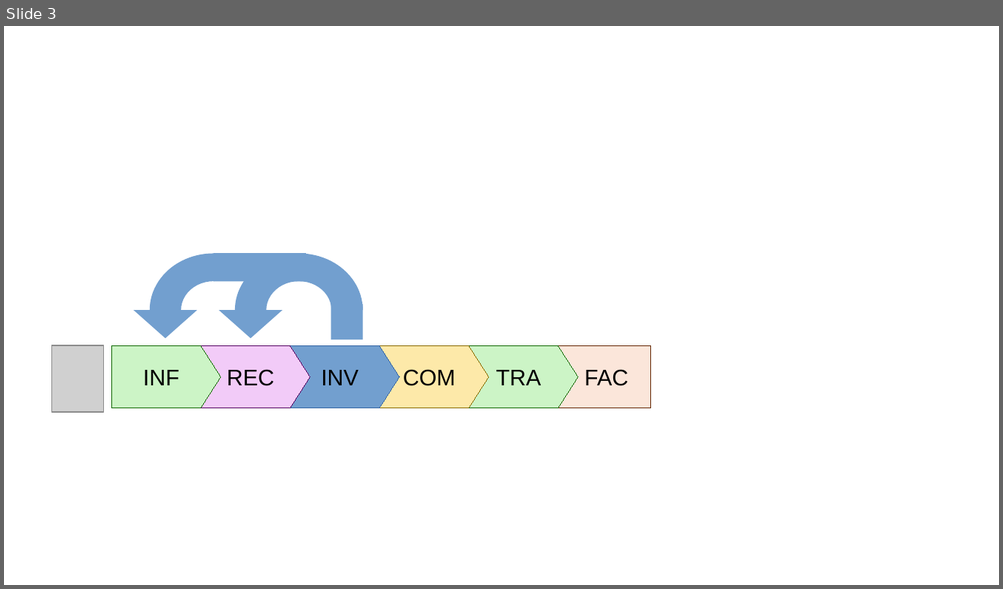
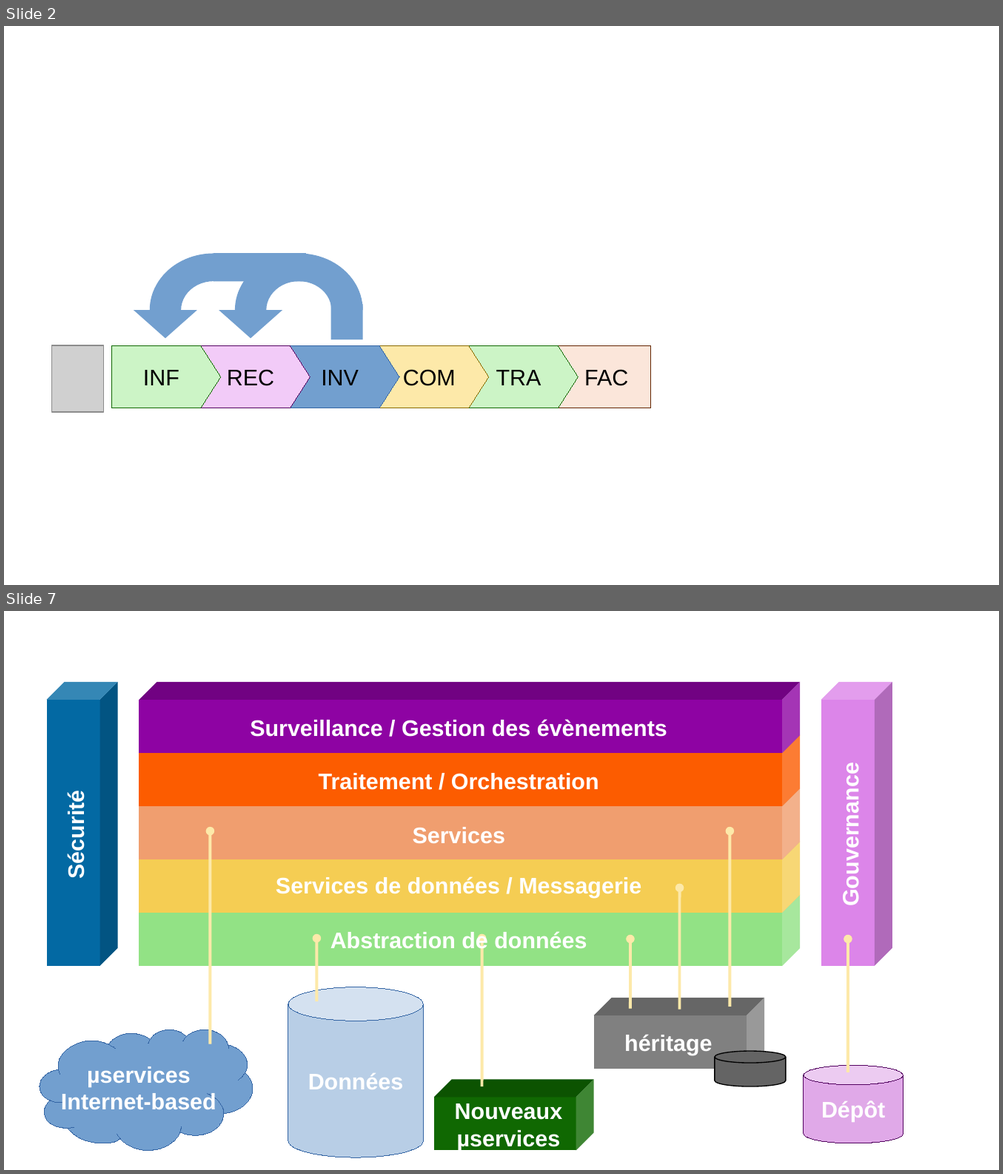
Before and after one commit to gattardm/P5, a slide deck: resources/fonctionnel.odp. Shown one above the other, each under a label of ours: slide 3 before the commit, slides 2 and 7 after it; the slides between them are not shown. The pictures are 1003x589 and 1003x1174 pixels, drawn with LibreOffice and Linux fonts; fonts in the diff are those of the drawing; grey boxes stand for pictures. Boxes give left, top, right and bottom in pixels: in the first picture for what was removed or moved away, otherwise in the second. Text is boxed around its words. In the diff, an @@ line names an element or a change of style, - is before the commit and + after.

```diff
--- a/resources/fonctionnel.odp
+++ b/resources/fonctionnel.odp
@@ slide 7 added at (4, 611, 999, 1170), background #FFFFFF @@
@@ cube added at (46, 682, 118, 967), fill #0369A3 @@
@@ cube added at (139, 682, 800, 753), fill #8E03A3 @@
@@ cube added at (822, 682, 893, 967), fill #DC85E9 @@
@@ text added at (250, 719, 667, 737), 18 pt, text #FFFFFF, bold @@
+Surveillance / Gestion des évènements
@@ cube added at (139, 735, 800, 806), fill #FC5C00 @@
@@ text added at (318, 773, 599, 790), 18 pt, text #FFFFFF, bold @@
+Traitement / Orchestration
@@ text added at (838, 777, 863, 903), 18 pt, text #FFFFFF, bold @@
+Gouvernance
@@ text added at (64, 799, 89, 876), 18 pt, text #FFFFFF, bold @@
+Sécurité
@@ cube added at (139, 789, 800, 860), fill #F09E6F @@
@@ arrow added from (210, 1044) to (210, 832), #FDE9A9 2.3 pt @@
@@ text added at (412, 827, 505, 844), 18 pt, text #FFFFFF, bold @@
+Services
@@ cube added at (139, 842, 800, 913), fill #F5CD53 @@
@@ text added at (276, 877, 641, 898), 18 pt, text #FFFFFF, bold @@
+Services de données / Messagerie
@@ cube added at (139, 895, 800, 966), fill #92E285 @@
@@ group added at (595, 832, 785, 1087): 3 arrows, 1 cube, 1 text, 1 cylinder @@
+héritage
@@ arrow added from (316, 1002) to (316, 939), #FDE9A9 2.3 pt @@
@@ text added at (330, 931, 586, 953), 18 pt, text #FFFFFF, bold @@
+Abstraction de données
@@ arrow added from (482, 1088) to (482, 939), #FDE9A9 2.3 pt @@
@@ arrow added from (848, 1073) to (848, 940), #FDE9A9 2.3 pt @@
@@ cylinder added at (288, 988, 424, 1158), fill #729FCF at 50% opacity, outline #3465A4 0 pt, 18 pt, text #FFFFFF, bold @@
+Données
@@ freeform shape added at (40, 1031, 252, 1152), fill #729FCF, outline #3465A4 0 pt, 18 pt, text #FFFFFF, bold @@
+µservices
+Internet-based
@@ cylinder added at (804, 1066, 903, 1145), fill #C254D2 at 50% opacity, outline #530260 0 pt, 18 pt, text #FFFFFF, bold @@
+Dépôt
@@ cube added at (435, 1079, 595, 1150), fill #106802 @@
@@ text added at (455, 1104, 563, 1151), 18 pt, text #FFFFFF, bold @@
+Nouveaux µservices
@@ what was slide 3 is now slide 2 @@
```
Also in this commit, not shown: 1 slide changed, 6 other slides added, 5 other files.
